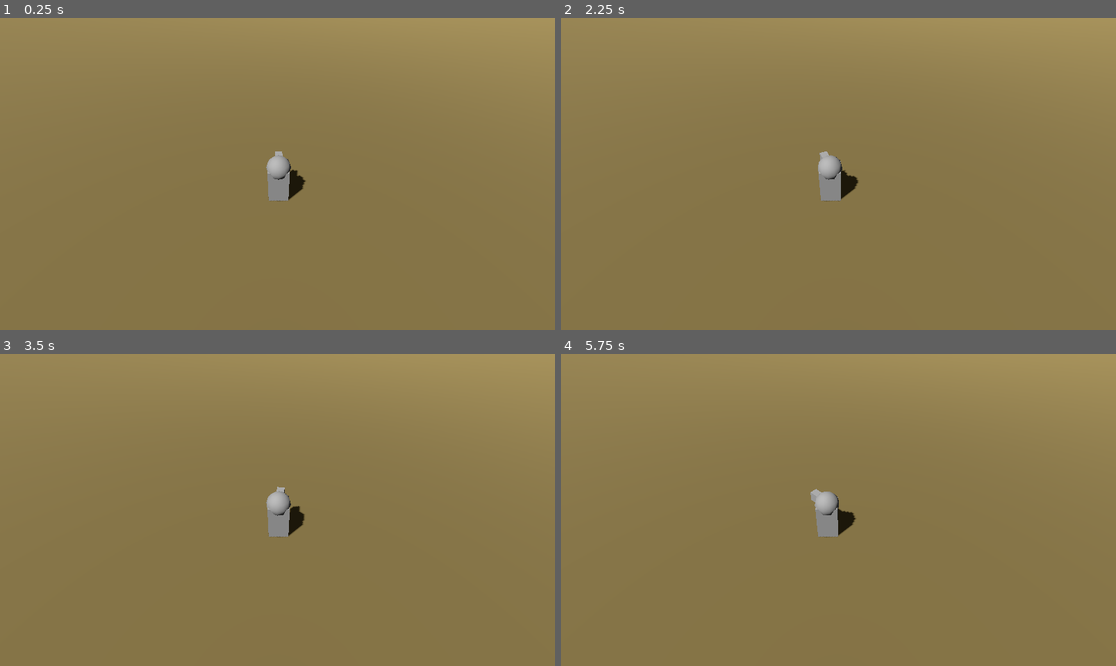
Above: before the commit, frames 1-4 (two rows, left to right).
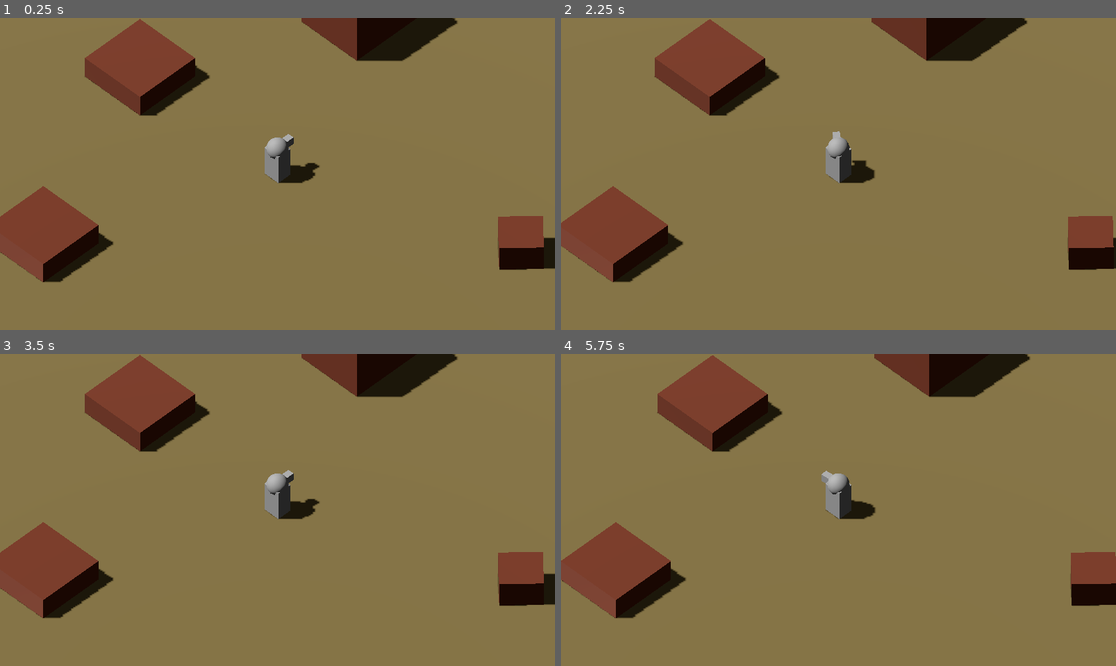
Above: after the commit, the same moments.

Repository: sgull-dev/TopdownCameraController
Game: Godot game, scene res://scenes/stages/stage_test.tscn
The game is run twice, just before and just after one commit, with the same random seed, the same clock (stepped at 60 frames per second) and the same inputs.
Inputs:
- Up to frame 1 (0.25 s): no input
- Up to frame 2 (2.25 s): tap Enter at 0.5, 2 s; tap S (move_b) at 0.6 s; tap Space at 1.25 s; tap W (move_f) at 1.35 s; tap A (move_l) at 2.1 s
- Up to frame 3 (3.5 s): tap Space at 2.75 s; tap D (move_r) at 2.85 s
- Up to frame 4 (5.75 s): tap Enter at 3.5 s; tap S (move_b) at 3.6 s; tap Space at 4.25 s; tap W (move_f) at 4.35 s; tap A (move_l) at 5.1 s

The runs differ from the first frame. In frame 1, 15% of the frame differs, in the area x 0-100%, y 0-85%; in frame 2, 15%; in frame 3, 15%; in frame 4, 15%.

Commit message:
Camera Setup

Diff:
--- /dev/null
+++ b/scenes/camera/topdown_camera.tscn
@@ -0,0 +1,15 @@
+[gd_scene load_steps=2 format=3 uid="uid://cvsgmuvvay1lq"]
+
+[ext_resource type="Script" path="res://scripts/camera/topdown_view_camera.gd" id="1_3y21e"]
+
+[node name="TopdownCamera" type="Node3D"]
+script = ExtResource("1_3y21e")
+
+[node name="CameraHolder" type="Node3D" parent="."]
+transform = Transform3D(0.707107, -0.5, 0.5, 0, 0.707107, 0.707107, -0.707107, -0.5, 0.5, 0, 0, 0)
+
+[node name="Camera3D" type="Camera3D" parent="CameraHolder"]
+transform = Transform3D(1, 0, 0, 0, 1, 0, 0, 0, 1, 0, 0, 20)
+projection = 1
+size = 12.0
+far = 75.0
--- a/scenes/stages/stage_test.tscn
+++ b/scenes/stages/stage_test.tscn
@@ -1,6 +1,7 @@
-[gd_scene load_steps=5 format=3 uid="uid://3141g61gq58u"]
+[gd_scene load_steps=8 format=3 uid="uid://3141g61gq58u"]
 
 [ext_resource type="PackedScene" uid="uid://cxtlysde7enn2" path="res://scenes/player/player.tscn" id="1_ky3jh"]
+[ext_resource type="PackedScene" uid="uid://cvsgmuvvay1lq" path="res://scenes/camera/topdown_camera.tscn" id="2_d0u2n"]
 
 [sub_resource type="Environment" id="Environment_jq37o"]
 
@@ -9,6 +10,12 @@
 
 [sub_resource type="BoxShape3D" id="BoxShape3D_xxmnv"]
 size = Vector3(200, 1, 200)
+
+[sub_resource type="StandardMaterial3D" id="StandardMaterial3D_rjuxg"]
+albedo_color = Color(0.403922, 0.2, 0.137255, 1)
+
+[sub_resource type="BoxShape3D" id="BoxShape3D_880lw"]
+size = Vector3(3, 3, 3)
 
 [node name="Stage Test" type="Node3D"]
 
@@ -32,5 +39,83 @@
 [node name="Player" parent="." instance=ExtResource("1_ky3jh")]
 transform = Transform3D(1, 0, 0, 0, 1, 0, 0, 0, 1, -0.530726, 0.5, 0.0120215)
 
-[node name="Camera3D" type="Camera3D" parent="."]
-transform = Transform3D(1, 0, 0, 0, 0.738314, 0.674457, 0, -0.674457, 0.738314, -0.570073, 6.54874, 5.43914)
+[node name="TopdownCamera" parent="." instance=ExtResource("2_d0u2n")]
+
+[node name="Whitebox" type="Node3D" parent="."]
+
+[node name="Box" type="CSGBox3D" parent="Whitebox"]
+transform = Transform3D(1, 0, 0, 0, 1, 0, 0, 0, 1, -8.02557, 0, 0)
+size = Vector3(3, 3, 3)
+material = SubResource("StandardMaterial3D_rjuxg")
+metadata/_edit_group_ = true
+
+[node name="StaticBody3D" type="StaticBody3D" parent="Whitebox/Box"]
+
+[node name="CollisionShape3D" type="CollisionShape3D" parent="Whitebox/Box/StaticBody3D"]
+shape = SubResource("BoxShape3D_880lw")
+
+[node name="Box2" type="CSGBox3D" parent="Whitebox"]
+transform = Transform3D(1, 0, 0, 0, 1, 0, 0, 0, 1, -4.23022, 0, -8.87873)
+size = Vector3(3, 3, 3)
+material = SubResource("StandardMaterial3D_rjuxg")
+metadata/_edit_group_ = true
+
+[node name="StaticBody3D" type="StaticBody3D" parent="Whitebox/Box2"]
+
+[node name="CollisionShape3D" type="CollisionShape3D" parent="Whitebox/Box2/StaticBody3D"]
+shape = SubResource("BoxShape3D_880lw")
+
+[node name="Box3" type="CSGBox3D" parent="Whitebox"]
+transform = Transform3D(1, 0, 0, 0, 1, 0, 0, 0, 1, -4.23022, 0, 9.05419)
+size = Vector3(3, 3, 3)
+material = SubResource("StandardMaterial3D_rjuxg")
+metadata/_edit_group_ = true
+
+[node name="StaticBody3D" type="StaticBody3D" parent="Whitebox/Box3"]
+
+[node name="CollisionShape3D" type="CollisionShape3D" parent="Whitebox/Box3/StaticBody3D"]
+shape = SubResource("BoxShape3D_880lw")
+
+[node name="Box4" type="CSGBox3D" parent="Whitebox"]
+transform = Transform3D(1, 0, 0, 0, 1, 0, 0, 0, 1, -4.23022, 1.66099, -8.00454)
+size = Vector3(3, 3, 3)
+material = SubResource("StandardMaterial3D_rjuxg")
+metadata/_edit_group_ = true
+
+[node name="StaticBody3D" type="StaticBody3D" parent="Whitebox/Box4"]
+
+[node name="CollisionShape3D" type="CollisionShape3D" parent="Whitebox/Box4/StaticBody3D"]
+shape = SubResource("BoxShape3D_880lw")
+
+[node name="Box5" type="CSGBox3D" parent="Whitebox"]
+transform = Transform3D(0.720551, 0, -0.693402, 0, 1, 0, 0.693402, 0, 0.720551, -10.3284, 0.796556, -8.00454)
+size = Vector3(3, 3, 3)
+material = SubResource("StandardMaterial3D_rjuxg")
+metadata/_edit_group_ = true
+
+[node name="StaticBody3D" type="StaticBody3D" parent="Whitebox/Box5"]
+
+[node name="CollisionShape3D" type="CollisionShape3D" parent="Whitebox/Box5/StaticBody3D"]
+shape = SubResource("BoxShape3D_880lw")
+
+[node name="Box6" type="CSGBox3D" parent="Whitebox"]
+transform = Transform3D(0.720551, 0, -0.693402, 0, 1, 0, 0.693402, 0, 0.720551, 7.20384, 0.796556, -10.7086)
+size = Vector3(3, 3, 3)
+material = SubResource("StandardMaterial3D_rjuxg")
+metadata/_edit_group_ = true
+
+[node name="StaticBody3D" type="StaticBody3D" parent="Whitebox/Box6"]
+
+[node name="CollisionShape3D" type="CollisionShape3D" parent="Whitebox/Box6/StaticBody3D"]
+shape = SubResource("BoxShape3D_880lw")
+
+[node name="Box7" type="CSGBox3D" parent="Whitebox"]
+transform = Transform3D(0.413156, 0, -0.397589, 0, 0.573388, 0, 0.397589, 0, 0.413156, 9.14675, 0.796556, -3.56426)
+size = Vector3(3, 3, 3)
+material = SubResource("StandardMaterial3D_rjuxg")
+metadata/_edit_group_ = true
+
+[node name="StaticBody3D" type="StaticBody3D" parent="Whitebox/Box7"]
+
+[node name="CollisionShape3D" type="CollisionShape3D" parent="Whitebox/Box7/StaticBody3D"]
+shape = SubResource("BoxShape3D_880lw")
--- a/scripts/camera/topdown_view_camera.gd
+++ b/scripts/camera/topdown_view_camera.gd
@@ -1,22 +1,15 @@
 extends Node3D
+
+@export var horizontal_follow_lerp := 1.0
+@export var vertical_follow_lerp := 1.0
 
 @onready var cam_holder = $CameraHolder
 @onready var cam = $CameraHolder/Camera3D
-
-@export var follow_lerp_speed := 1.0
-@export var vertical_follow_multiplier := 1.0
-
-#zoom variables
-var zoom_level : float = 12.0
-@export var min_zoom := 3.0
-@export var max_zoom := 15.0
-@export var zoom_factor := 0.2
-@export var zoom_speed := 0.1
 
 func _process(_delta):
 	#send rotation data
 	GameData.cam_rotation = cam_holder.rotation.y
 	#smooth move to player pos
-	cam_holder.position.x = lerp(cam_holder.position.x,GameData.player_position.x, follow_lerp_speed)
-	cam_holder.position.z = lerp(cam_holder.position.z,GameData.player_position.z, follow_lerp_speed)
-	cam_holder.position.y = lerp(cam_holder.position.y,GameData.player_position.y, follow_lerp_speed * vertical_follow_multiplier)
+	cam_holder.position.x = lerp(cam_holder.position.x,GameData.player_position.x, horizontal_follow_lerp)
+	cam_holder.position.z = lerp(cam_holder.position.z,GameData.player_position.z, horizontal_follow_lerp)
+	cam_holder.position.y = lerp(cam_holder.position.y,GameData.player_position.y, vertical_follow_lerp)
--- a/scripts/player/player_move.gd
+++ b/scripts/player/player_move.gd
@@ -21,15 +21,17 @@
 		velocity.y = 0.0
 	velocity.y -= fall_gravity * delta
 
-	#apply movement in direction of input
+	#make movement vector
 	var move_dir = input_dir.normalized() * get_move_speed(input_dir.length())  * delta
+	#smoothen movement
 	velocity.x = lerp(velocity.x,move_dir.x, 0.2)
 	velocity.z = lerp(velocity.z,move_dir.z, 0.2)
-
+	#apply movement
 	move_and_slide()
 
+	#Rotate the model to face movement direction
 	model.rotate_to_movement(input_dir.normalized())
-	#send  data
+	#send data
 	GameData.player_position = global_position
 	GameData.player_move_direction = input_dir.normalized()
 
